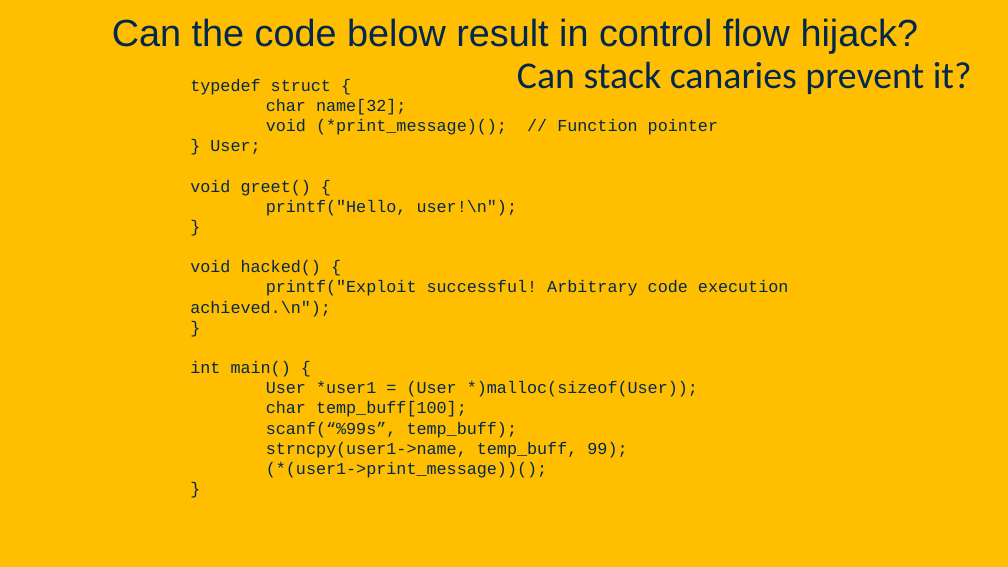
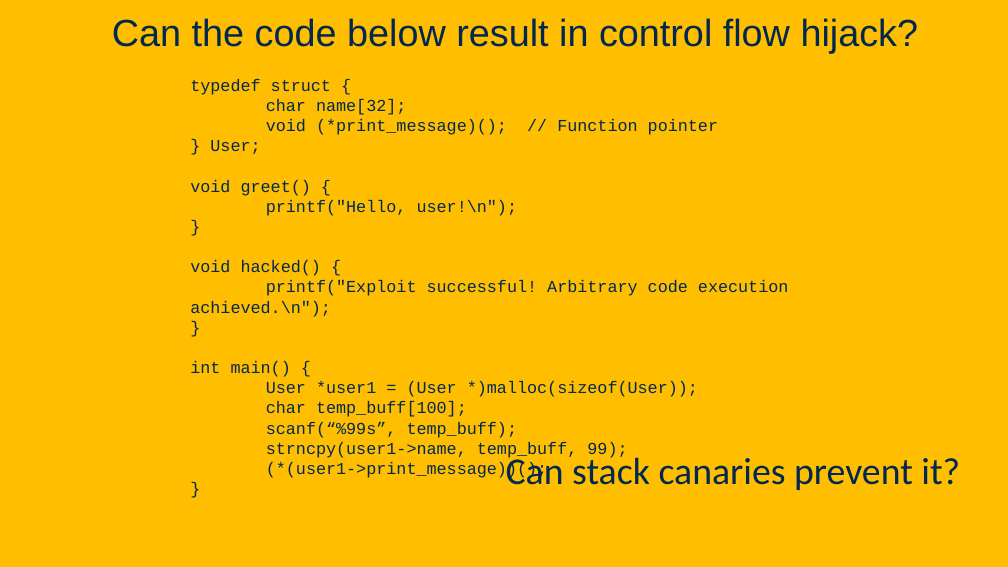
Before and after one commit to davsec-teaching/ecs160-f25, a slide deck: slide 130 of slides/9_software_security.pptx (slide 129 before the commit). Drawn at 1008x567 pixels with LibreOffice and Linux fonts; fonts in the diff are those of the drawing; background and template pictures are left out. Boxes give left, top, right and bottom in pixels: in the first picture for what was removed or moved away, otherwise in the second. Text is boxed around its words. In the diff, an @@ line names an element or a change of style, - is before the commit and + after.

```diff
--- a/slides/9_software_security.pptx
+++ b/slides/9_software_security.pptx
@@ text "Can stack canaries prevent it?" rewrapped from [517, 61, 972, 94] to [506, 452, 960, 490] @@
```
Also in this commit, not shown: 2 other slides changed, 1 slide added.
